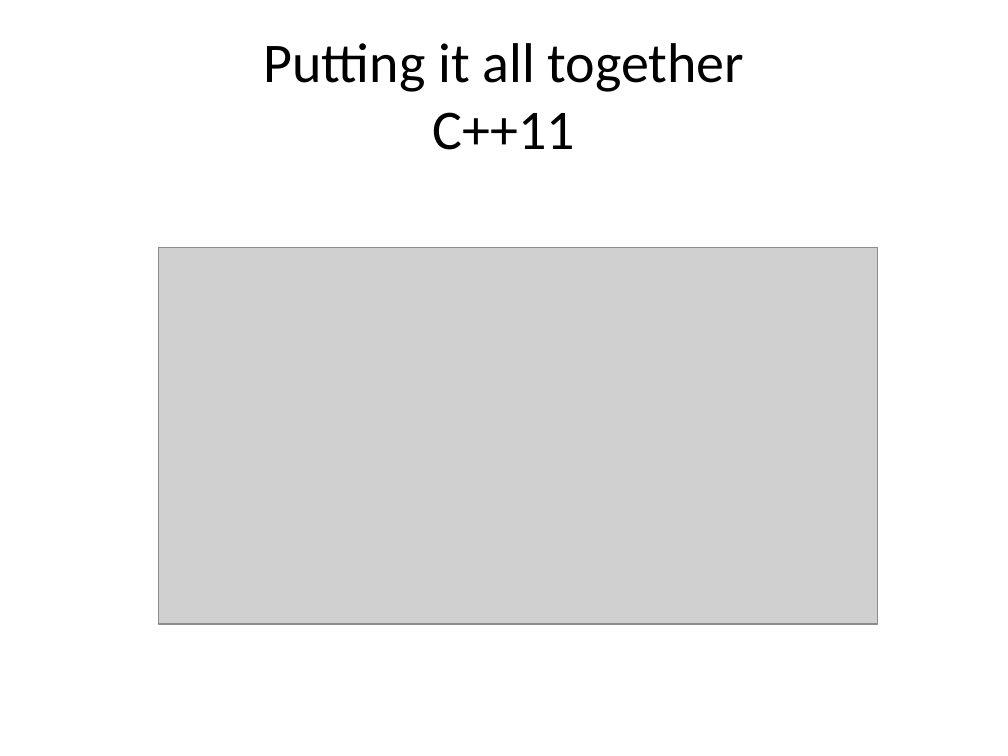
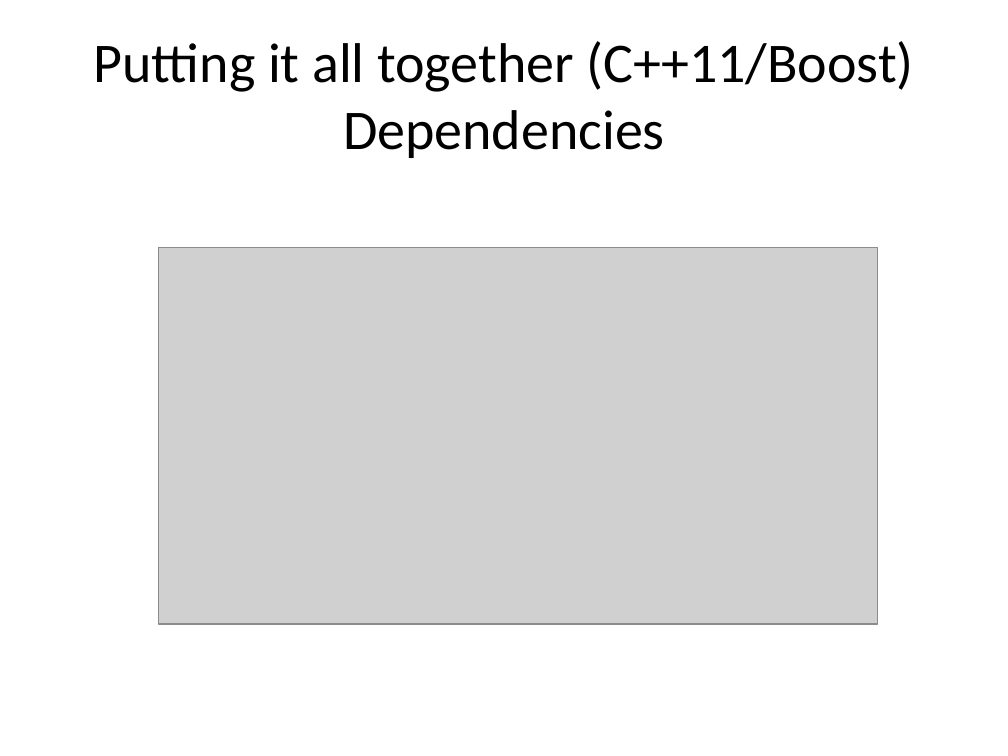
Before and after one commit to kamyu104/GofPatterns, a slide deck: slide 91 of Effective patterns.ppt (slide 87 before the commit). Drawn at 1008x756 pixels with LibreOffice and Linux fonts; fonts in the diff are those of the drawing; grey boxes stand for pictures. Boxes give left, top, right and bottom in pixels: in the first picture for what was removed or moved away, otherwise in the second. Text is boxed around its words. In the diff, an @@ line names an element or a change of style, - is before the commit and + after.

Commit message:
added tutorials for boost libs

```diff
--- a/Effective patterns.ppt
+++ b/Effective patterns.ppt
@@ title at (x1=94, y1=41, x2=913, y2=158): text changed @@
-Putting it all together
-C++11
+Putting it all together (C++11/Boost)
+Dependencies
```
Also in this commit, not shown: 24 other slides changed, 14 slides added, 10 slides removed, 5 other files.
